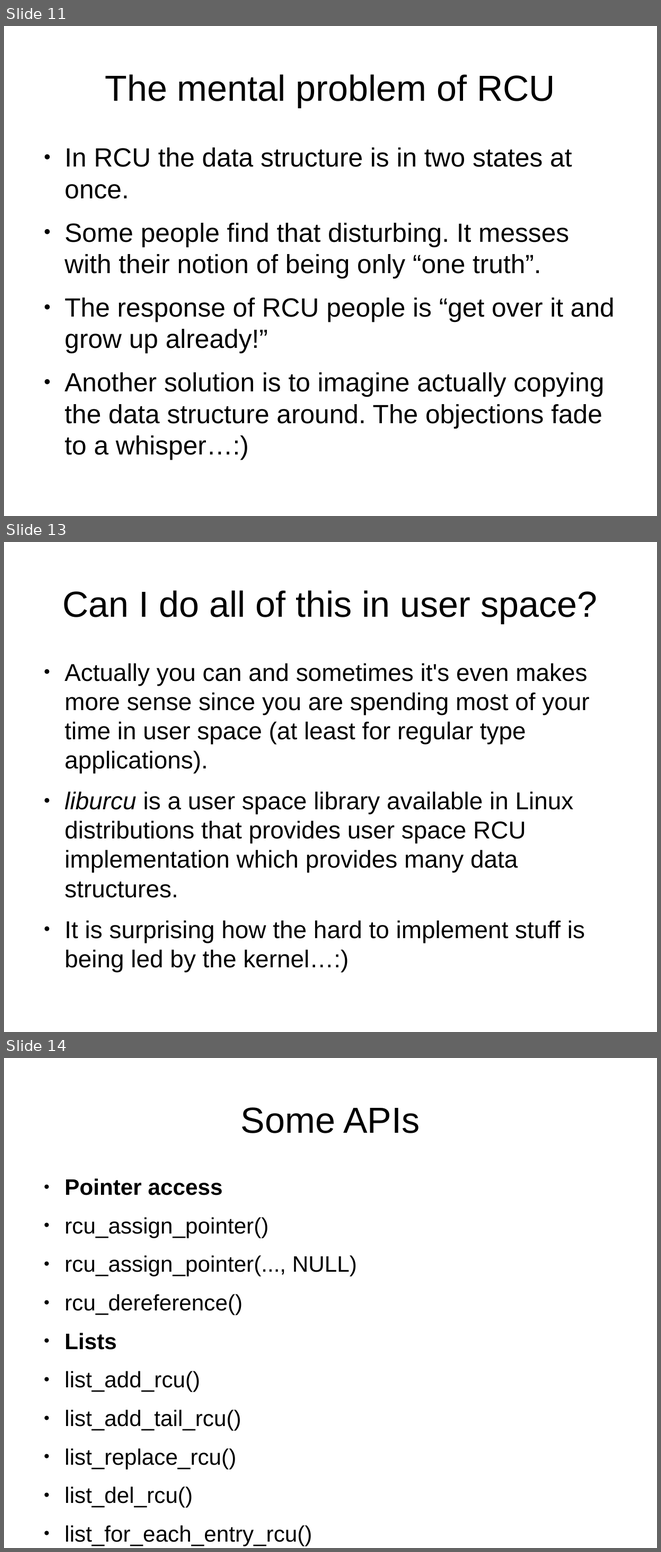
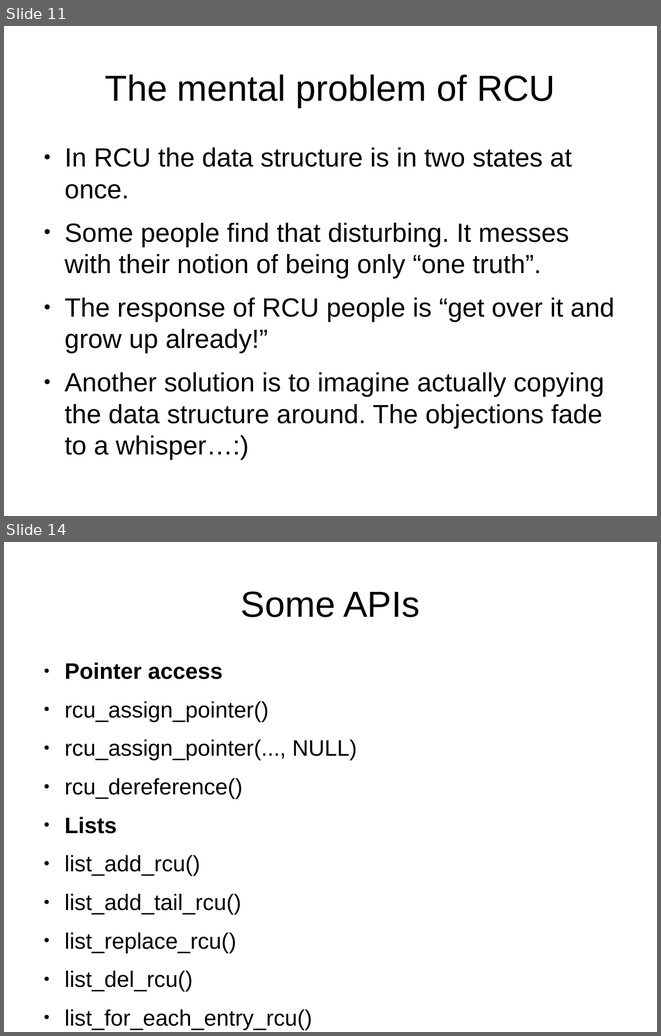
Before and after one commit to kalmuthu/slides, a slide deck: odp/linux_kernel/rcu_intro.odp. Shown one above the other, each under a label of ours: slides 11, 13 and 14 before the commit, slides 11 and 14 after it; the slides between them are not shown. The pictures are 661x1552 and 661x1036 pixels, drawn with LibreOffice and Linux fonts; fonts in the diff are those of the drawing. Boxes give left, top, right and bottom in pixels: in the first picture for what was removed or moved away, otherwise in the second. Text is boxed around its words. In the diff, an @@ line names an element or a change of style, - is before the commit and + after.

```diff
--- a/odp/linux_kernel/rcu_intro.odp
+++ b/odp/linux_kernel/rcu_intro.odp
@@ slide 13 removed at [4,542,657,1032], background #FFFFFF @@
@@ title removed at [63,590,597,623] @@
-Can I do all of this in user space?
@@ text removed at [64,663,589,943] @@
-● Actually you can and sometimes it's even makes more sense since you are spending most of your time in user space (at least for regular type applications).
-● liburcu is a user space library available in Linux distributions that provides user space RCU implementation which provides many data structures.
-● It is surprising how the hard to implement stuff is being led by the kernel…:)
```
Also in this commit, not shown: 6 slides changed.
